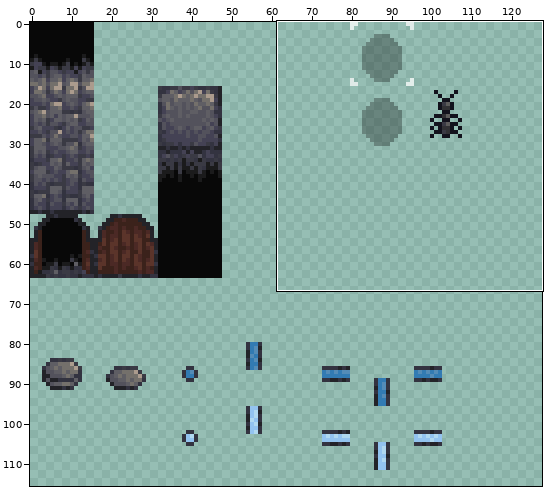
Pixel-art file -- resources/sprites.aseprite. Above: a wide view before the commit, with the close-up outlined.
Close-up. The starting point:
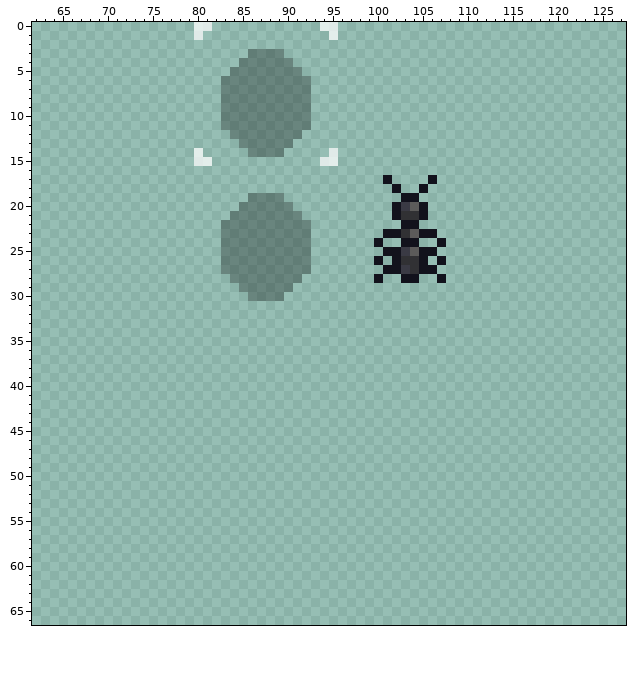
128x128 pixels, 1 frame. Colours within 5 levels of each other are drawn and written as one. Shown: x 62..127, y 0..66. The wide view leaves out empty margins.
Once edited:
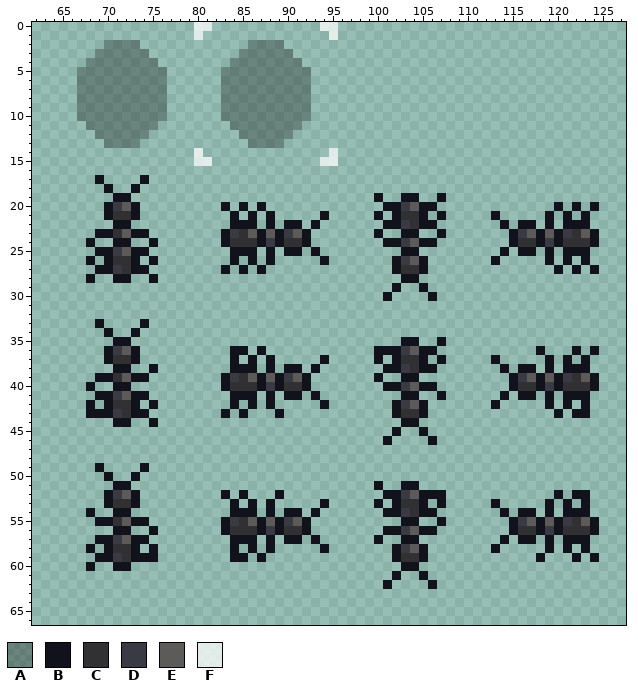
Palette (. is transparent): A #0000004c  B #12121c  C #313134  D #3a3a44  E #5c5b5a  F #ffffffbb
Edits made:
@@ x 62..127 @@
  1 ..................F..............F................................
- 2 ..................................................................
- 3 ........................AAAA......................................
- 4 .......................AAAAAA.....................................
- 5 ......................AAAAAAAA....................................
- 6 .....................AAAAAAAAAA...................................
- 7 .....................AAAAAAAAAA...................................
- 8 .....................AAAAAAAAAA...................................
- 9 .....................AAAAAAAAAA...................................
-10 .....................AAAAAAAAAA...................................
-11 .....................AAAAAAAAAA...................................
-12 ......................AAAAAAAA....................................
-13 .......................AAAAAA.....................................
-14 ..................F.....AAAA.....F................................
+ 2 ........AAAA............AAAA......................................
+ 3 .......AAAAAA..........AAAAAA.....................................
+ 4 ......AAAAAAAA........AAAAAAAA....................................
+ 5 .....AAAAAAAAAA......AAAAAAAAAA...................................
+ 6 .....AAAAAAAAAA......AAAAAAAAAA...................................
+ 7 .....AAAAAAAAAA......AAAAAAAAAA...................................
+ 8 .....AAAAAAAAAA......AAAAAAAAAA...................................
+ 9 .....AAAAAAAAAA......AAAAAAAAAA...................................
+10 .....AAAAAAAAAA......AAAAAAAAAA...................................
+11 ......AAAAAAAA........AAAAAAAA....................................
+12 .......AAAAAA..........AAAAAA.....................................
+13 ........AAAA............AAAA......................................
+14 ..................F..............F................................
 15 ..................FF............FF................................
 16 ..................................................................
-17 .......................................B....B.....................
-18 ........................................B..B......................
-19 ........................AAAA.............BB.......................
-20 .......................AAAAAA...........BDEB......................
-21 ......................AAAAAAAA..........BCCB......................
-22 .....................AAAAAAAAAA..........BB.......................
-23 .....................AAAAAAAAAA........BBCEBB.....................
-24 .....................AAAAAAAAAA.......B..BB..B....................
-25 .....................AAAAAAAAAA........BBDEBB.....................
-26 .....................AAAAAAAAAA.......B.BCCB.B....................
-27 .....................AAAAAAAAAA........BBDCBB.....................
-28 ......................AAAAAAAA........B..BB..B....................
-29 .......................AAAAAA.....................................
-30 ........................AAAA......................................
+17 .......B....B.....................................................
+18 ........B..B......................................................
+19 .........BB...........................B..BB..B....................
+20 ........BDEB.........B.B.B.............BBDEBB.............B.B.B...
+21 ........BCCB..........B.B.B.....B.....B.BCCB.B.....B.....B.B.B....
+22 .........BB...........BBB.B.BB.B.......BBDCBB.......B.BB.B.BBB....
+23 .......BBCEBB........BDCEBEBDEB.......B..BB..B.......BDEBEBDCEB...
+24 ......B..BB..B.......BCCCBDBCCB........BBDEBB........BCCBDBCCCB...
+25 .......BBDEBB.........BBB.B.BB.B.........BB.........B.BB.B.BBB....
+26 ......B.BCCB.B........B.B.B.....B.......BDEB.......B.....B.B.B....
+27 .......BBDCBB........B.B.B..............BCCB..............B.B.B...
+28 ......B..BB..B...........................BB.......................
+29 ........................................B..B......................
+30 .......................................B....B.....................
 31 ..................................................................
 32 ..................................................................
-33 ..................................................................
-34 ..................................................................
-35 ..................................................................
-36 ..................................................................
-37 ..................................................................
-38 ..................................................................
-39 ..................................................................
-40 ..................................................................
-41 ..................................................................
-42 ..................................................................
-43 ..................................................................
-44 ..................................................................
-45 ..................................................................
-46 ..................................................................
+33 .......B....B.....................................................
+34 ........B..B......................................................
+35 .........BB..............................BB..B....................
+36 ........BDEB..........BB.B............BBBDEBB...........B...B.B...
+37 ........BCCB..........B.B.B.....B.....B.BCCB.B.....B.....B.B.B....
+38 .........BB..B........BBB.B.BB.B.......BBDCBB.......B.BB.B.BBB....
+39 .......BBCEBB........BDCEBEBDEB.......B..BB..........BDEBEBDCEB...
+40 ......B..BB..........BCCCBDBCCB........BBDEBB........BCCBDBCCCB...
+41 .......BBDEBB.........BBB.B.BB.B.........BB..B......B.BB.B.BBB....
+42 ......B.BCCB.B........B.B.B.....B.......BDEB.......B.....B.B.B....
+43 ......BBBDCBB........B.B...B............BCCB..............B.BB....
+44 .........BB..B...........................BB.......................
+45 ........................................B..B......................
+46 .......................................B....B.....................
 47 ..................................................................
 48 ..................................................................
-49 ..................................................................
-50 ..................................................................
-51 ..................................................................
-52 ..................................................................
-53 ..................................................................
-54 ..................................................................
-55 ..................................................................
-56 ..................................................................
-57 ..................................................................
-58 ..................................................................
-59 ..................................................................
-60 ..................................................................
-61 ..................................................................
-62 ..................................................................
+49 .......B....B.....................................................
+50 ........B..B......................................................
+51 .........BB...........................B..BB.......................
+52 ........BDEB.........B.B...B...........BBDEBBB............B.BB....
+53 ........BCCB..........B.B.B.....B.....B.BCCB.B.....B.....B.B.B....
+54 ......B..BB...........BBB.B.BB.B.......BBDCBB.......B.BB.B.BBB....
+55 .......BBCEBB........BDCEBEBDEB..........BB..B.......BDEBEBDCEB...
+56 .........BB..B.......BCCCBDBCCB........BBDEBB........BCCBDBCCCB...
+57 .......BBDEBB.........BBB.B.BB.B......B..BB.........B.BB.B.BBB....
+58 ......B.BCCB.B........B.B.B.....B.......BDEB.......B.....B.B.B....
+59 .......BBDCBBB........BB.B..............BCCB............B...B.B...
+60 ......B..BB..............................BB.......................
+61 ........................................B..B......................
+62 .......................................B....B.....................
 63 ..................................................................
